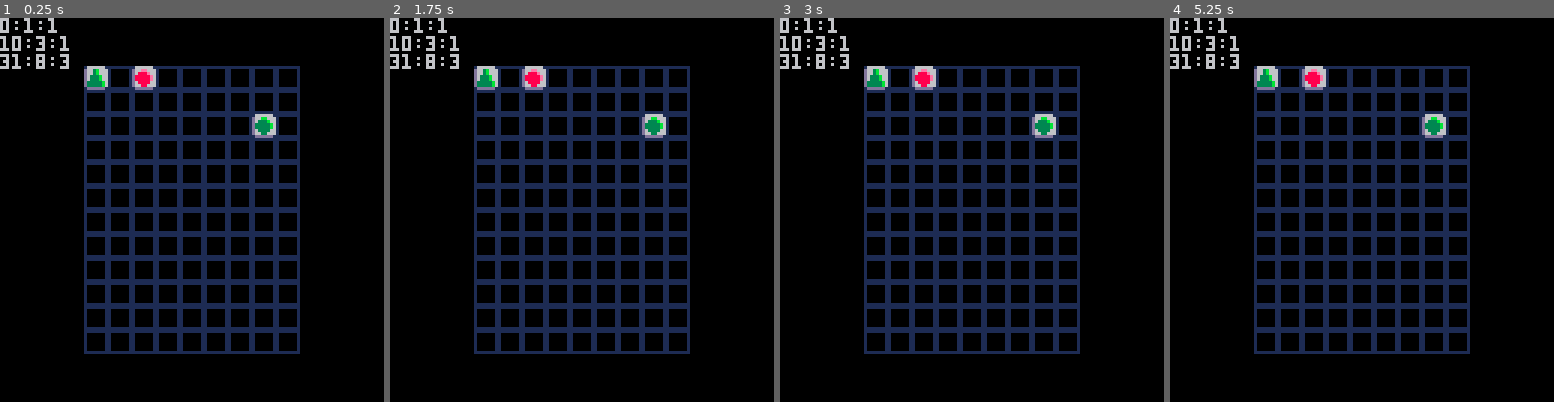
Above: before the commit, frames 1-4 (left to right).
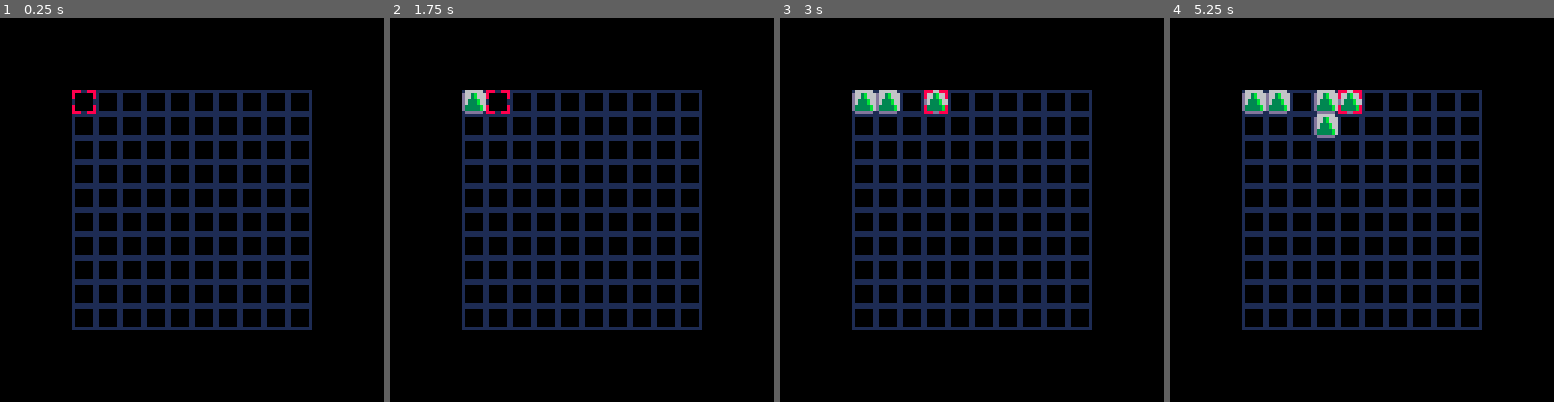
Above: after the commit, the same moments.

Repository: RobertCurry0216/pico-8
Game: PICO-8 cartridge templates/tilegame.p8
Same seed, same stepped clock (60 frames per second), same inputs: the game is played once before the commit and once after it.
Inputs:
- Up to frame 1 (0.25 s): no input
- Up to frame 2 (1.75 s): tap X (X key) at 0.33, 1.07 s; hold Right from 1.6 s (still down)
- Up to frame 3 (3 s): tap X (X key) at 1.85, 2.97 s; release Right at 2.1 s; hold Up 2.15-2.42 s; hold Right from 2.47 s (still down)
- Up to frame 4 (5.25 s): release Right at 3.03 s; hold Left 3.08-3.58 s; hold Down 3.63-3.97 s; hold Right 4.02-4.68 s; tap X (X key) at 4.08, 5.2 s; hold Up 4.73-5.03 s; hold Left from 5.08 s (still down)

The runs differ from the first frame. In frame 1, 19% of the frame differs, in the area x 0-82%, y 0-88%; in frame 2, 20%; in frame 3, 20%; in frame 4, 20%.

Commit message:
tile game template done

Diff:
--- a/templates/tilegame.p8
+++ b/templates/tilegame.p8
@@ -4,19 +4,25 @@
 --game
 
 function _init()
-  b = board:new(9,12)
-  b:add(1,1,1)
-  b:add(2,2,18)
-  b:add(5,4,17)
+  b = board:new(10,10)
+  hx=1
+  hy=1
 end
 
 function _update()
+  local dx,dy = getdirinput()
+  hx=mid(1,hx+dx,b.width)
+  hy=mid(1,hy+dy,b.height)
 
+  if btnp(❎) then
+    b:add(hx,hy,1)
+  end
 end
 
 function _draw()
   cls()
   b:draw(64,64)
+  b:highlight(hx,hy)
 end
 
 -->8
@@ -32,6 +38,8 @@
   --constructor
   b.width = w
   b.height = h
+  b.centerx = 64
+  b.centery = 64
   b.tiles = {}
   b.twidth = 8
   b.theight = 8
@@ -47,6 +55,7 @@
   b.draw = board_draw
   b.hash = board_hash
   b.unhash = board_unhash
+  b.highlight = board_highlight
 
   --end class
   return b
@@ -57,7 +66,7 @@
 end
 
 function board_unhash(self,val)
-  local dx,dy = val%(self.width-1), val\(self.height-1)
+  local dx,dy = val%(self.width), val\(self.width)
   return dx+1, dy+1
 end
 
@@ -77,12 +86,17 @@
   self.tiles = {}
 end
 
-function board_draw(self, cx, cy)
+function board_getsize(self)
   local w,h = self.width*self.twidth, self.height*self.theight
-  local x,y = cx-w/2, cy-h/2
+  local x,y = self.centerx-w/2, self.centery-h/2
+  return x,y,w,h
+end
+
+function board_draw(self)
+  local x,y,w,h = board_getsize(self)
   --draw bg tiles
   for j=1,self.height do
-    x=cx-w/2
+    x=self.centerx-w/2
     for i=1,self.width do
       spr(self.bgtile,
       x,
@@ -93,17 +107,35 @@
     end
     y+=self.theight
   end
-  x,y = cx-w/2, cy-h/2
+  x,y = self.centerx-w/2, self.centery-h/2
   --draw tiles
   for k,v in pairs(self.tiles) do
     local dx,dy = self:unhash(k)
-    print(k..":"..dx..":"..dy)
     spr(v,
     x+(dx-1)*self.twidth,
     y+(dy-1)*self.theight,
     self.twidth/8,
     self.theight/8)
   end
+end
+
+function board_highlight(self,tx,ty)
+  local x,y,w,h = board_getsize(self)
+  spr(21,
+    x+(tx-1)*self.twidth,
+    y+(ty-1)*self.theight,
+    self.twidth/8,
+    self.theight/8)
+end
+
+-->8
+--input
+function getdirinput()
+  local bu = btnp(⬆️) and 1 or 0
+  local bd = btnp(⬇️) and 1 or 0
+  local bl = btnp(⬅️) and 1 or 0
+  local br = btnp(➡️) and 1 or 0
+  return br-bl,bd-bu
 end
 
 __gfx__
@@ -115,14 +147,14 @@
 00700700d33333b6d88888e6d11111c6d99999a61000000100000000000000000000000000000000000000000000000000000000000000000000000000000000
 00000000d33333b6d88888e6d11111c6d99999a61000000100000000000000000000000000000000000000000000000000000000000000000000000000000000
 000000000dddddd00dddddd00dddddd00dddddd01111111100000000000000000000000000000000000000000000000000000000000000000000000000000000
-00000000066666600666666006666660066666600000000000000000000000000000000000000000000000000000000000000000000000000000000000000000
-00000000d66bb666d66ee666d66cc666d66aa6660000000000000000000000000000000000000000000000000000000000000000000000000000000000000000
-00000000d6333b66d6888e66d6111c66d6999a660000000000000000000000000000000000000000000000000000000000000000000000000000000000000000
+00000000066666600666666006666660066666608880088800000000000000000000000000000000000000000000000000000000000000000000000000000000
+00000000d66bb666d66ee666d66cc666d66aa6668000000800000000000000000000000000000000000000000000000000000000000000000000000000000000
+00000000d6333b66d6888e66d6111c66d6999a668000000800000000000000000000000000000000000000000000000000000000000000000000000000000000
 00000000d33333b6d88888e6d11111c6d99999a60000000000000000000000000000000000000000000000000000000000000000000000000000000000000000
 00000000d33333b6d88888e6d11111c6d99999a60000000000000000000000000000000000000000000000000000000000000000000000000000000000000000
-00000000d6333366d6888866d6111166d69999660000000000000000000000000000000000000000000000000000000000000000000000000000000000000000
-00000000d6633666d6688666d6611666d66996660000000000000000000000000000000000000000000000000000000000000000000000000000000000000000
-000000000dddddd00dddddd00dddddd00dddddd00000000000000000000000000000000000000000000000000000000000000000000000000000000000000000
+00000000d6333366d6888866d6111166d69999668000000800000000000000000000000000000000000000000000000000000000000000000000000000000000
+00000000d6633666d6688666d6611666d66996668000000800000000000000000000000000000000000000000000000000000000000000000000000000000000
+000000000dddddd00dddddd00dddddd00dddddd08880088800000000000000000000000000000000000000000000000000000000000000000000000000000000
 00000000066666600666666006666660066666600000000000000000000000000000000000000000000000000000000000000000000000000000000000000000
 00000000d6666666d6666666d6666666d66666660000000000000000000000000000000000000000000000000000000000000000000000000000000000000000
 00000000d633bb66d688ee66d611cc66d699aa660000000000000000000000000000000000000000000000000000000000000000000000000000000000000000
